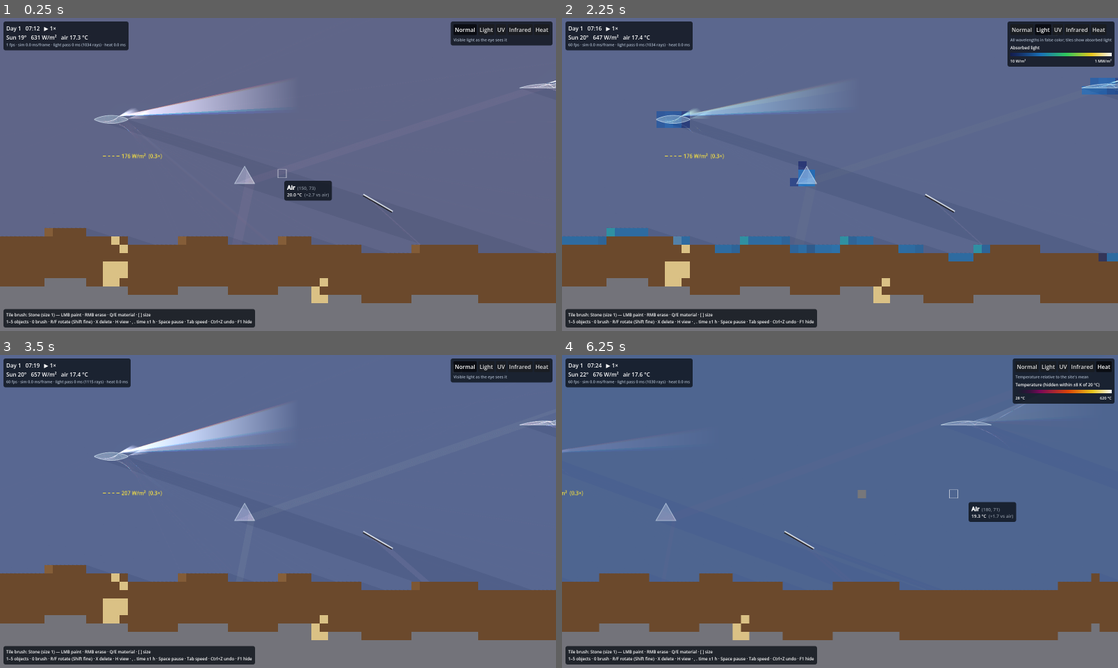
Above: before the commit, frames 1-4 (two rows, left to right).
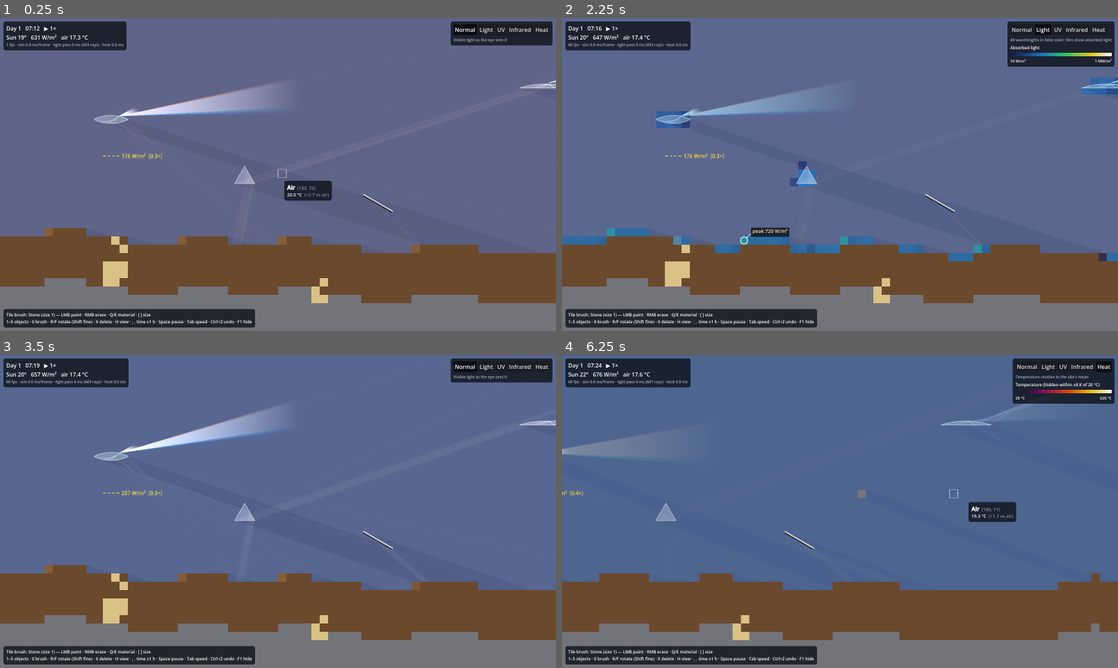
Above: after the commit, the same moments.

Repository: NoelCav/Solar-Sim
Game: Godot game, scene res://scenes/main.tscn
Two runs of this game, one before a commit and one after it. Both use one fixed random seed, a clock stepped at 60 frames per second and the inputs below.
Inputs (mouse positions are in pixels of both pictures, inside the frame that each line leads up to):
- Up to frame 1 (0.25 s): no input
- Up to frame 2 (2.25 s): click "Normal" at 0.5 s; click "Normal" at 1.25 s; click "Light" at 2 s
- Up to frame 3 (3.5 s): click "Normal" at 2.75 s
- Up to frame 4 (6.25 s): click "UV" at 3.5 s; click "Infrared" at 4.25 s; click "Heat" at 5 s; tap Enter at 5.75 s; move the mouse to (962, 495) at 5.77 s; hold Right from 5.78 s (still down); hold R (obj_rotate_ccw) from 5.78 s (still down); click (962, 495) at 5.92 s; tap F (obj_rotate_cw) at 6.05 s

The runs differ from the first frame. In frame 1, 0.2% of the frame differs, in the area x 14-100%, y 1-36%; in frame 2, 0.3%; in frame 3, 0.7%, in the area x 15-100%, y 1-36%; in frame 4, 0.5%.

Commit message:
Light perf pass 1: flat segment arrays, 16-segment lens faces, 2 cm refinement
- Segment intersection loop reads flat float64 arrays (no Vector2 temporaries)
- Lens faces default to 16 segments (shape error < 0.5 mm; normals interpolated)
- Beam refinement stops at one lane (2 cm); landing spreads computed once
- Benchmark: two scenarios (demo rig, 30-lens field) with stage breakdown,
  mesh build time and an absorbed-light checksum to verify unchanged results
- Fix: body-escape check uses the ray's mid-tile point, so a pooled internal
  reflection can no longer heat air just outside a lens; hits tolerate
  shared-vertex rounding

Lens field at 9:00: 2.5 s -> 0.49 s per pass; demo rig 55 -> 38 ms.

Diff:
--- a/sim/light/beam_tracer.gd
+++ b/sim/light/beam_tracer.gd
@@ -15,7 +15,7 @@
 ## reflection along the path) and traced as ordinary rays.
 
 const BASE_SPACING := 0.1      ## Initial sample spacing across a run, m (refinement finds edges)
-const MIN_SPACING := 0.01      ## Narrowest interval worth refining, m (tiles are 0.25 m)
+const MIN_SPACING := 0.02      ## Narrowest interval worth refining, m (one lane; tiles are 0.25 m)
 const MIN_WIDTH_M := 0.001     ## Rendering: beam width floor where rays cross at a focus
 const LANDING_TOL_M := 0.35   ## Same-path rays landing this close count as one beam (~1 tile)
 const REFL_POOL_M := 0.5       ## Pooled reflections: one secondary ray per this much wavefront
@@ -32,7 +32,8 @@
 var tri_irr := PackedFloat32Array()
 var tri_bin := PackedByteArray()
 
-var _intervals: Array = []
+var _intervals: Array = []   ## [ua, ra, ub, rb, Span, spread] in u order
+var _last_spread: Array = []
 ## Pooled reflections per reflection index along the path: [watts, pos, dir, medium, body, u0].
 var _refl: Dictionary = {}
 
@@ -78,10 +79,10 @@
 func _refine(ua: float, ra: Tracer.PathRec, ub: float, rb: Tracer.PathRec, s0: float, bin: int) -> void:
 	var kind := _classify(ra, rb)
 	if kind != Span.SPLIT:
-		_intervals.append([ua, ra, ub, rb, kind])
+		_intervals.append([ua, ra, ub, rb, kind, _last_spread])
 		return
 	if ub - ua <= MIN_SPACING:
-		_intervals.append([ua, ra, ub, rb, Span.SPLIT])
+		_intervals.append([ua, ra, ub, rb, Span.SPLIT, []])
 		return
 	var um := (ua + ub) * 0.5
 	var rm := _trace_at(um, s0, bin)
@@ -99,7 +100,8 @@
 		return Span.SPLIT
 	if ra.pts.size() != rb.pts.size() or ra.sig != rb.sig:
 		return Span.SPLIT
-	if ra.term != Tracer.Term.OPAQUE or not _spread(ra, rb).is_empty():
+	_last_spread = [] if ra.term != Tracer.Term.OPAQUE else _spread(ra, rb)
+	if ra.term != Tracer.Term.OPAQUE or not _last_spread.is_empty():
 		return Span.EXACT
 	var end_a := ra.pts[ra.pts.size() - 1]
 	var end_b := rb.pts[rb.pts.size() - 1]
@@ -160,7 +162,7 @@
 			if ra.term == Tracer.Term.ESCAPE:
 				tracer.escaped_w += arriving
 			else:
-				var sp := _spread(ra, rb)
+				var sp: Array = iv[5]
 				var tiles: PackedInt32Array = sp[0]
 				var weights: PackedFloat32Array = sp[1]
 				for k in tiles.size():
--- a/sim/light/light_pass.gd
+++ b/sim/light/light_pass.gd
@@ -18,6 +18,7 @@
 var spectrum := Spectrum.make_zero()
 var done := true
 var ms := 0.0                    ## CPU time spent on this pass so far
+var stage_ms := {"map": 0.0, "direct": 0.0, "beams": 0.0}   ## Breakdown of ms
 
 ## Direct-light sheet: where each drawn lane enters the site and where it stops.
 ## A lane that hits optics stops at the optic; the beam takes over from there.
@@ -43,6 +44,7 @@
 	sheet_from.clear()
 	sheet_to.clear()
 	done = false
+	stage_ms = {"map": 0.0, "direct": 0.0, "beams": 0.0}
 	dir = Vector2.ZERO
 	dni = 0.0
 	spectrum = Spectrum.make_zero()
@@ -51,8 +53,11 @@
 		dni = world.sun_dni
 		spectrum = world.sun_spectrum.duplicate()
 		map.build(grid, tracer.opaque, surfaces, dir, SimConst.LANE_WIDTH_M)
+		var t1 := Time.get_ticks_usec()
+		stage_ms.map = (t1 - t0) / 1000.0
 		beams.begin(tracer, map, grid, spectrum)
 		_direct()
+		stage_ms.direct = (Time.get_ticks_usec() - t1) / 1000.0
 		for run in map.runs:
 			for b in Spectrum.BIN_COUNT:
 				if spectrum[b] > 0.0:
@@ -70,7 +75,9 @@
 		beams.trace_run(task[0], task[1])
 		_next += 1
 	done = _next >= _tasks.size()
-	ms += (Time.get_ticks_usec() - t0) / 1000.0
+	var spent := (Time.get_ticks_usec() - t0) / 1000.0
+	ms += spent
+	stage_ms.beams += spent
 	return done
 
 
--- a/sim/light/surface_set.gd
+++ b/sim/light/surface_set.gd
@@ -25,6 +25,12 @@
 # Tile buckets, CSR layout: segments of tile i are cell_items[cell_start[i] .. cell_start[i+1]).
 var cell_start := PackedInt32Array()
 var cell_items := PackedInt32Array()
+## Flat copies of each segment's start and edge vector for the tracer's inner loop
+## (float64: positions span tens of meters and rays are nudged by 1e-5 m).
+var ax := PackedFloat64Array()
+var ay := PackedFloat64Array()
+var ex := PackedFloat64Array()
+var ey := PackedFloat64Array()
 var _width := 0
 var _height := 0
 
@@ -76,6 +82,14 @@
 func build_buckets(width: int, height: int) -> void:
 	_width = width
 	_height = height
+	var count_s := count()
+	for arr in [ax, ay, ex, ey]:
+		arr.resize(count_s)
+	for s in count_s:
+		ax[s] = a[s].x
+		ay[s] = a[s].y
+		ex[s] = b[s].x - a[s].x
+		ey[s] = b[s].y - a[s].y
 	var n := width * height
 	var counts := PackedInt32Array()
 	counts.resize(n + 1)
--- a/sim/light/tracer.gd
+++ b/sim/light/tracer.gd
@@ -20,6 +20,7 @@
 
 const EPS := 1e-7      ## Minimum hit distance, m
 const NUDGE := 1e-5    ## Child rays start this far off the surface, m
+const U_EPS := 1e-6    ## Along-segment tolerance for hits
 const MAX_RENDER_SEGMENTS := 60000
 
 enum Ev { MISS, EXIT, START_OPAQUE, OPAQUE, MEDIA, SURFACE }
@@ -155,7 +156,7 @@
 		var r: Rect2 = _body_bounds.get(id, Rect2(surfaces.a[s], Vector2.ZERO))
 		_body_bounds[id] = r.expand(surfaces.a[s]).expand(surfaces.b[s])
 	for id in _body_bounds:
-		_body_bounds[id] = _body_bounds[id].grow(0.01)
+		_body_bounds[id] = _body_bounds[id].grow(1e-3)
 	var bs := 1 << BLOCK_SHIFT
 	_blocks_w = (grid.width + bs - 1) >> BLOCK_SHIFT
 	var blocks_h := (grid.height + bs - 1) >> BLOCK_SHIFT
@@ -528,8 +529,14 @@
 			return
 		medium = prev_mat
 
-	var seg_a := surfaces.a
-	var seg_b := surfaces.b
+	var sax := surfaces.ax
+	var say := surfaces.ay
+	var sex := surfaces.ex
+	var sey := surfaces.ey
+	var ox := o.x
+	var oy := o.y
+	var dx := d.x
+	var dy := d.y
 	var cell_start := surfaces.cell_start
 	var cell_items := surfaces.cell_items
 
@@ -543,9 +550,9 @@
 		var i := cy * w + cx
 		var t1 := minf(t_max_x, t_max_y)
 
-		# A body ray that walks out of its body's bounds slipped past a corner
-		# (grazing hit, nudge): it is in the tile medium again.
-		if body >= 0 and not _body_bounds.get(body, Rect2()).has_point(o + d * t0):
+		# A body ray whose stretch through this tile lies outside its body's bounds slipped past
+		# a corner (grazing hit, nudge): it is in the tile medium again.
+		if body >= 0 and not _body_bounds.get(body, Rect2()).has_point(o + d * (0.5 * (t0 + t1))):
 			body = -1
 			medium = mat[i]
 			prev_mat = medium
@@ -569,16 +576,18 @@
 		var best_u := 0.0
 		for k in range(cell_start[i], cell_start[i + 1]):
 			var s := cell_items[k]
-			var e := seg_b[s] - seg_a[s]
-			var denom := d.x * e.y - d.y * e.x
-			if absf(denom) < 1e-12:
+			var sx := sex[s]
+			var sy := sey[s]
+			var denom := dx * sy - dy * sx
+			if denom > -1e-12 and denom < 1e-12:
 				continue
-			var q := seg_a[s] - o
-			var t := (q.x * e.y - q.y * e.x) / denom
+			var qx := sax[s] - ox
+			var qy := say[s] - oy
+			var t := (qx * sy - qy * sx) / denom
 			if t <= EPS or t >= best_t:
 				continue
-			var u := (q.x * d.y - q.y * d.x) / denom
-			if u < 0.0 or u > 1.0:
+			var u := (qx * dy - qy * dx) / denom
+			if u < -U_EPS or u > 1.0 + U_EPS:   # Tolerance keeps shared vertices watertight
 				continue
 			best_t = t
 			best_s = s
--- a/sim/objects/object_def.gd
+++ b/sim/objects/object_def.gd
@@ -21,7 +21,9 @@
 @export var radius_front_m: float = 1.0
 @export var radius_back_m: float = 1.0
 @export var apex_angle_deg: float = 60.0
-@export var arc_segments: int = 32
+## Segments per curved face. Shading normals are interpolated, so refraction stays smooth;
+## 16 keeps the shape within ~0.5 mm for typical radii.
+@export var arc_segments: int = 16
 
 @export_group("Optics")
 ## Mirror reflectance per spectral bin.
--- a/tests/bench.gd
+++ b/tests/bench.gd
@@ -1,6 +1,9 @@
 extends SceneTree
-## Rough per-system timings on a full-size site at noon with the demo rig.
+## Performance benchmark on a full-size site (300×120) at mid-morning and noon:
 ##   godot --headless --path . -s res://tests/bench.gd
+## Scenarios: the demo rig, and a field of identical lenses ("lots of light").
+## Prints a per-stage breakdown and a location-weighted checksum of absorbed light, so an
+## optimization can be checked for unchanged results (same checksum to ~1e-4).
 
 
 func _initialize() -> void:
@@ -8,36 +11,67 @@
 	db.load_dir()
 	var objects := ObjectDB.new()
 	objects.load_dir()
+	for scenario in ["demo rig", "lens field (30)"]:
+		for hour in [9.0, 12.0]:
+			_run(db, objects, scenario, hour)
+	quit()
+
+
+func _make(db: MaterialDB, objects: ObjectDB, scenario: String) -> SimWorld:
 	var world := SimWorld.new(db, 300, 120, 1)
 	WorldGen.generate(world)
-	DemoRig.place(world, objects)
-	world.time_s = 0.45 * SimConst.DAY_LENGTH_S
+	if scenario == "demo rig":
+		DemoRig.place(world, objects)
+	else:
+		var lens := objects.get_by_key(&"lens_crown")
+		for k in 30:
+			var x := 8.0 + k * 2.0
+			world.enqueue(PlaceObjectCommand.new(lens, Vector2(x, DemoRig.ground_y(world, x) - 3.0), 0.0))
+		world.flush_commands()
+	return world
+
+
+func _run(db: MaterialDB, objects: ObjectDB, scenario: String, hour: float) -> void:
+	var world := _make(db, objects, scenario)
+	world.time_s = hour / 24.0 * SimConst.DAY_LENGTH_S
 	world.tick()
 	var light: LightSystem = world.get_system(&"light")
 	var heat: ThermalSystem = world.get_system(&"heat")
-	var trace_ms := 0.0
-	for k in 5:
+	light.retrace(world)   # Warm-up (builds faces, buckets, blocks)
+	var n := 3
+	var stages := {"map": 0.0, "direct": 0.0, "beams": 0.0}
+	var total := 0.0
+	for k in n:
 		light.retrace(world)
-		trace_ms += light.last_trace_ms
-	print("full re-trace: %.1f ms avg, %d lanes, %d ray paths, %d beam triangles, %.0f W emitted" % [
-		trace_ms / 5.0, light.stats.lanes, light.stats.rays, light.beam_bin.size(), light.stats.emitted])
+		var p: LightPass = light._pass
+		for key in stages:
+			stages[key] += p.stage_ms[key] / n
+		total += p.ms / n
 	var s := light.stats
-	print("  balance: absorbed %.0f  escaped %.0f  scattered %.0f  culled %.1f  (sum/emitted %.6f)" % [
-		s.absorbed, s.escaped, s.scattered, s.culled,
-		(s.absorbed + s.escaped + s.scattered + s.culled) / s.emitted])
+	var balance: float = (s.absorbed + s.escaped + s.scattered + s.culled) / s.emitted
+	var checksum := 0.0
+	for i in light.tile_power.size():
+		checksum += light.tile_power[i] * float(i % 97 + 1)
+	print("%s @ %02.0fh: pass %.1f ms (map %.1f, direct %.1f, beams %.1f) · %d paths · %d tris · balance %.6f · checksum %.4f" % [
+		scenario, hour, total, stages.map, stages.direct, stages.beams, s.rays, light.beam_bin.size(),
+		balance, checksum])
+	var r := BeamRenderer.new()
+	r.setup(world)
+	var t := Time.get_ticks_usec()
+	r._rebuild()
+	var render_ms := (Time.get_ticks_usec() - t) / 1000.0
+	r.free()
 	var heat_ms := 0.0
-	for k in 10:
+	for k in 12:
 		heat.tick(world, SimConst.DT)
-		heat_ms += heat.last_step_ms
-	print("heat band (one tick): %.1f ms avg (%d subcycles)" % [heat_ms / 10.0, heat.subcycles])
-	var total := 0.0
+		heat_ms += heat.last_step_ms / 12.0
+	var tick_total := 0.0
 	var worst := 0.0
 	for k in 200:
-		var start := Time.get_ticks_usec()
+		var t0 := Time.get_ticks_usec()
 		world.tick()
-		var ms := (Time.get_ticks_usec() - start) / 1000.0
-		total += ms
+		var ms := (Time.get_ticks_usec() - t0) / 1000.0
+		tick_total += ms
 		worst = maxf(worst, ms)
-	print("tick: %.2f ms avg, %.2f ms worst over 200 ticks; light pass %.1f ms total" % [
-		total / 200.0, worst, light.last_trace_ms])
-	quit()
+	print("    beam mesh build %.1f ms · heat band %.2f ms · tick %.2f avg / %.2f worst ms" % [
+		render_ms, heat_ms, tick_total / 200.0, worst])
